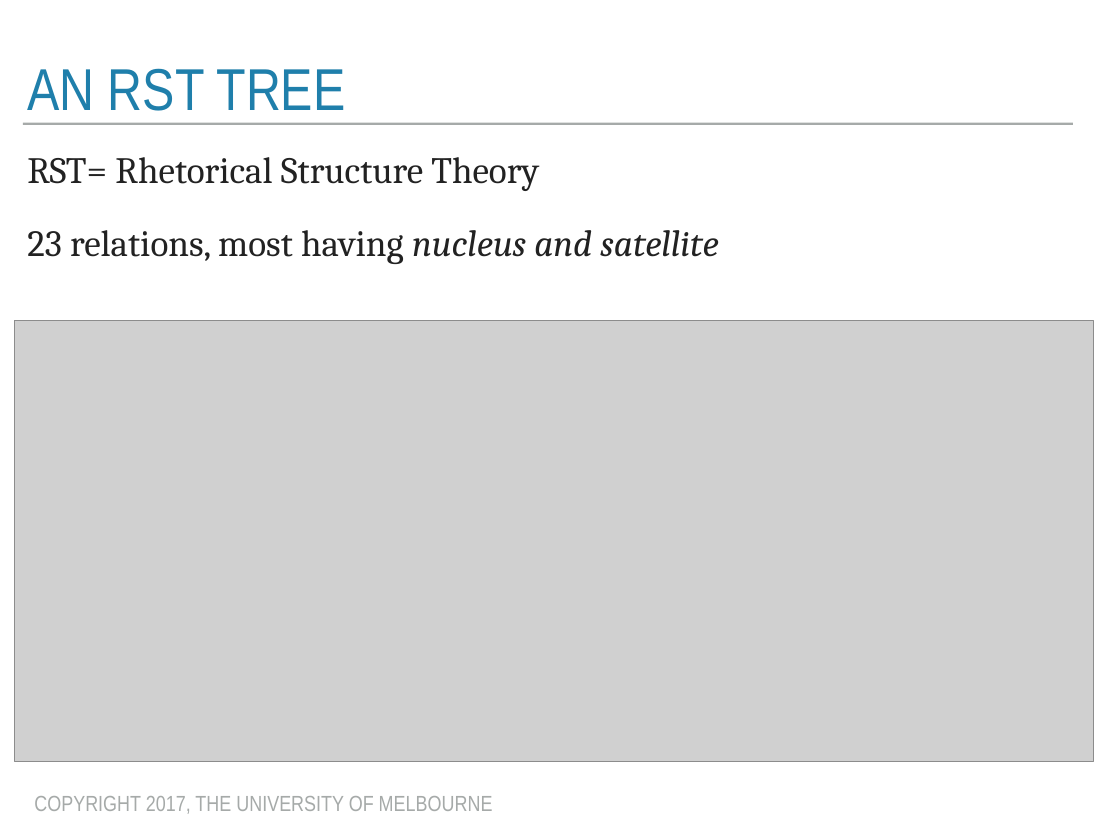
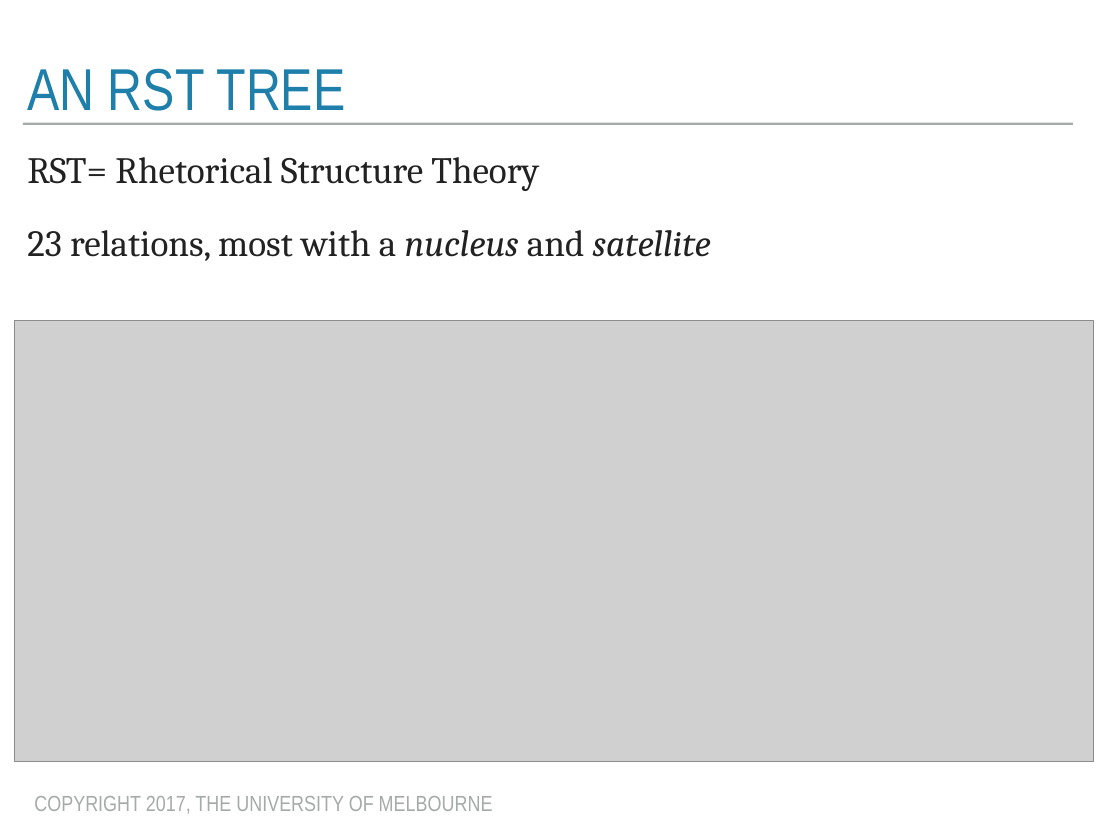
Before and after one commit to trevorcohn/comp90042, a slide deck: slide 9 of slides/WSTA_L13_discourse.pptx. Drawn at 1120x840 pixels with LibreOffice and Linux fonts; fonts in the diff are those of the drawing; grey boxes stand for pictures. Boxes give left, top, right and bottom in pixels: in the first picture for what was removed or moved away, otherwise in the second. Text is boxed around its words. In the diff, an @@ line names an element or a change of style, - is before the commit and + after.

```diff
--- a/slides/WSTA_L13_discourse.pptx
+++ b/slides/WSTA_L13_discourse.pptx
@@ text at box(27, 230, 711, 261): text changed @@
-23 relations, most having nucleus and satellite
+23 relations, most with a nucleus and satellite
```
Also in this commit, not shown: 11 other slides changed, 8 slides added, 2 other files.
